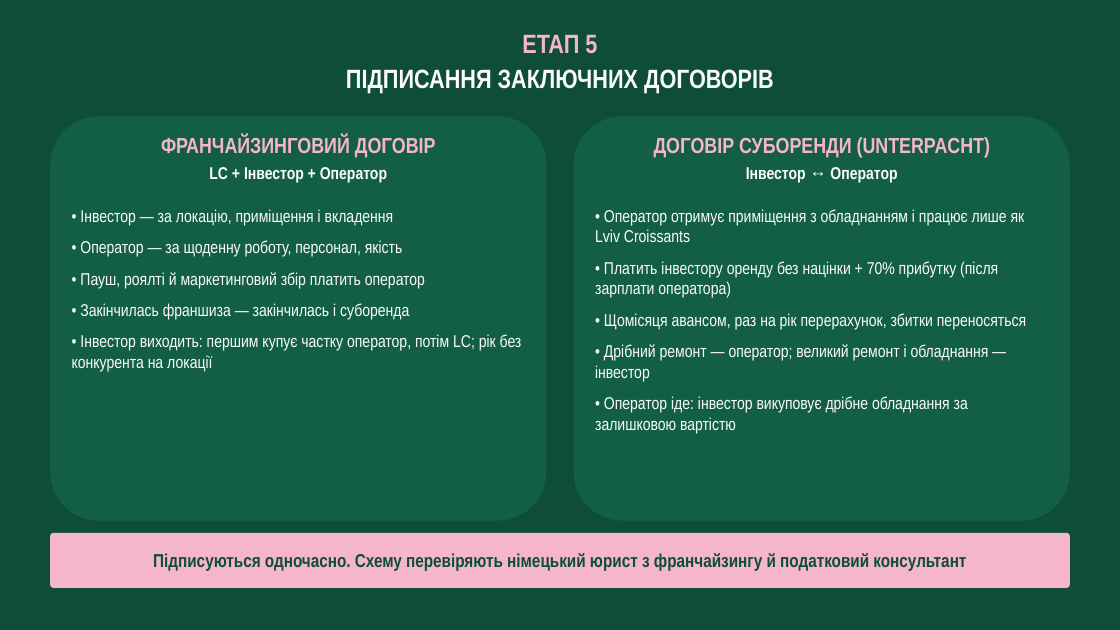
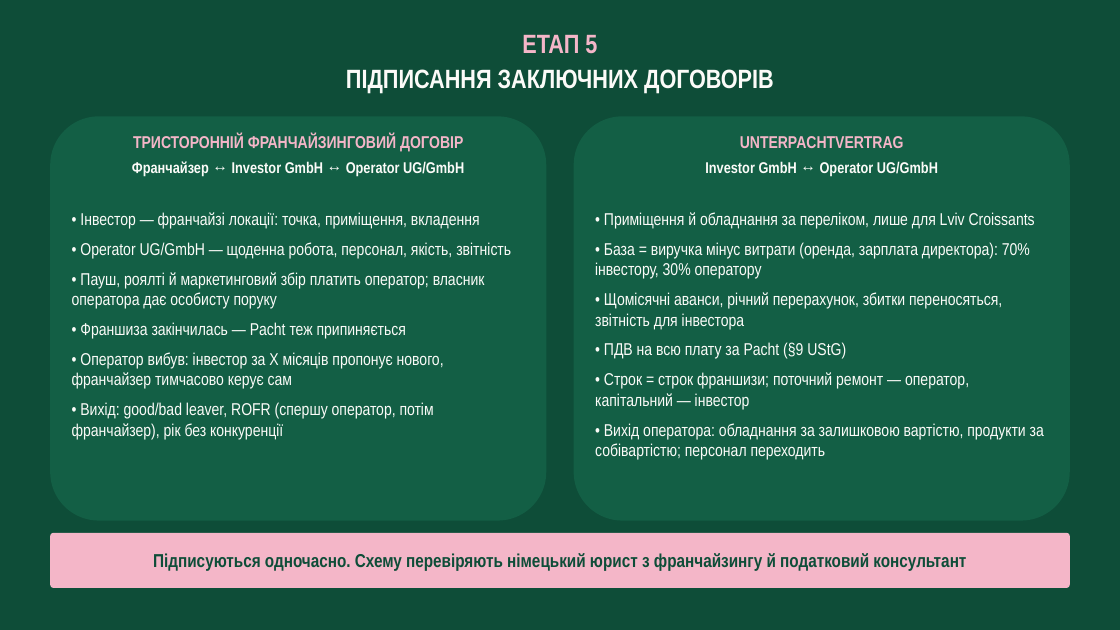
Before and after one commit to denfidiriv-cmyk/xcrypto, a slide deck: slide 1 of stage5_slide.pptx. Drawn at 1120x630 pixels with LibreOffice and Linux fonts; fonts in the diff are those of the drawing. Boxes give left, top, right and bottom in pixels: in the first picture for what was removed or moved away, otherwise in the second. Text is boxed around its words. In the diff, an @@ line names an element or a change of style, - is before the commit and + after.

```diff
--- a/stage5_slide.pptx
+++ b/stage5_slide.pptx
@@ text at [132, 134, 464, 177]: text changed; size 28 to 20 pt; text colour #F4B6C8 to #FBFBF8 @@
-ФРАНЧАЙЗИНГОВИЙ ДОГОВІР
-LC + Інвестор + Оператор
+ТРИСТОРОННІЙ ФРАНЧАЙЗИНГОВИЙ ДОГОВІР
+Франчайзер ↔ Investor GmbH ↔ Operator UG/GmbH
@@ text at [705, 136, 938, 177]: text changed; size 28 to 20 pt; text colour #F4B6C8 to #FBFBF8 @@
-ДОГОВІР СУБОРЕНДИ (UNTERPACHT)
-Інвестор ↔ Оператор
+UNTERPACHTVERTRAG
+Investor GmbH ↔ Operator UG/GmbH
@@ text at [72, 212, 511, 439]: text changed @@
-• Інвестор — за локацію, приміщення і вкладення
-• Оператор — за щоденну роботу, персонал, якість
-• Пауш, роялті й маркетинговий збір платить оператор
-• Закінчилась франшиза — закінчилась і суборенда
-• Інвестор виходить: першим купує частку оператор, потім LC; рік без конкурента на локації
+• Інвестор — франчайзі локації: точка, приміщення, вкладення
+• Operator UG/GmbH — щоденна робота, персонал, якість, звітність
+• Пауш, роялті й маркетинговий збір платить оператор; власник оператора дає особисту поруку
+• Франшиза закінчилась — Pacht теж припиняється
+• Оператор вибув: інвестор за X місяців пропонує нового, франчайзер тимчасово керує сам
+• Вихід: good/bad leaver, ROFR (спершу оператор, потім франчайзер), рік без конкуренції
@@ text at [595, 212, 1044, 460]: text changed @@
-• Оператор отримує приміщення з обладнанням і працює лише як Lviv Croissants
-• Платить інвестору оренду без націнки + 70% прибутку (після зарплати оператора)
-• Щомісяця авансом, раз на рік перерахунок, збитки переносяться
-• Дрібний ремонт — оператор; великий ремонт і обладнання — інвестор
-• Оператор іде: інвестор викуповує дрібне обладнання за залишковою вартістю
+• Приміщення й обладнання за переліком, лише для Lviv Croissants
+• База = виручка мінус витрати (оренда, зарплата директора): 70% інвестору, 30% оператору
+• Щомісячні аванси, річний перерахунок, збитки переносяться, звітність для інвестора
+• ПДВ на всю плату за Pacht (§9 UStG)
+• Строк = строк франшизи; поточний ремонт — оператор, капітальний — інвестор
+• Вихід оператора: обладнання за залишковою вартістю, продукти за собівартістю; персонал переходить
```
